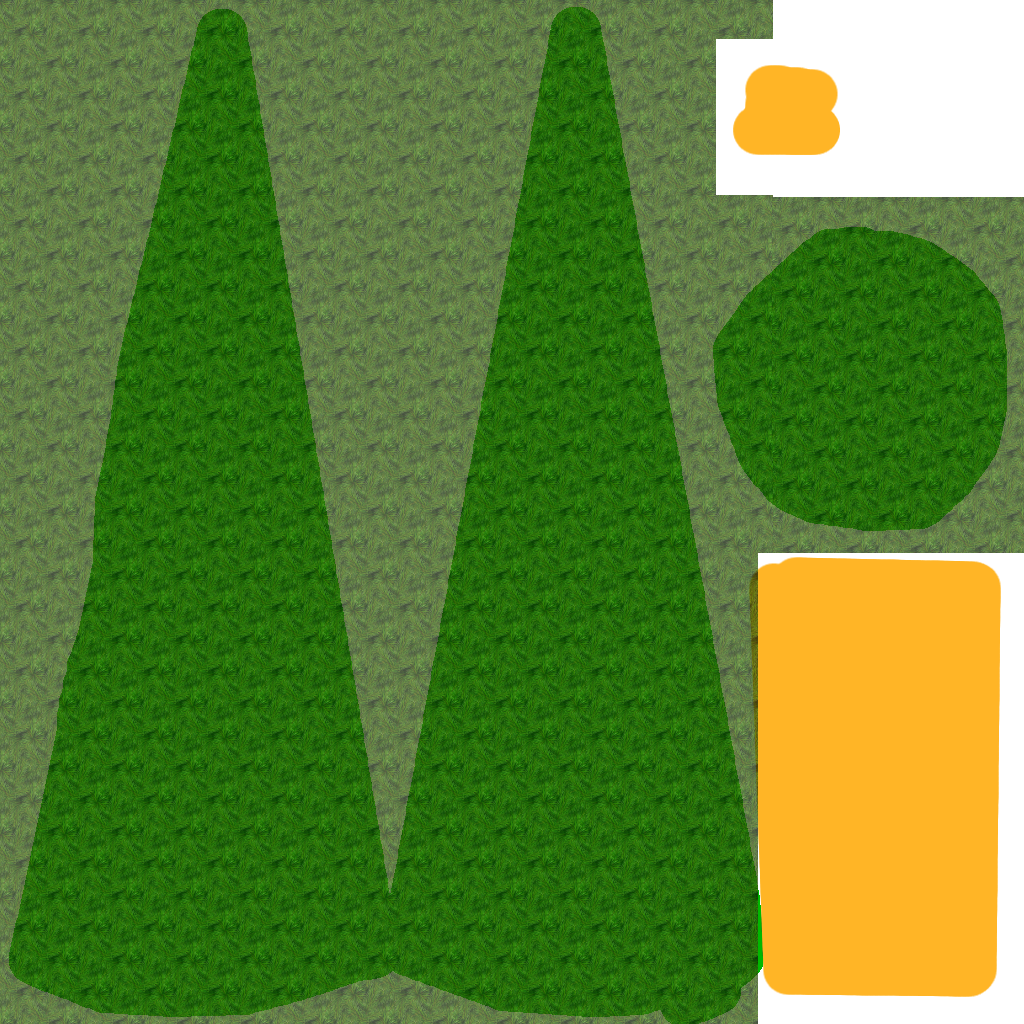
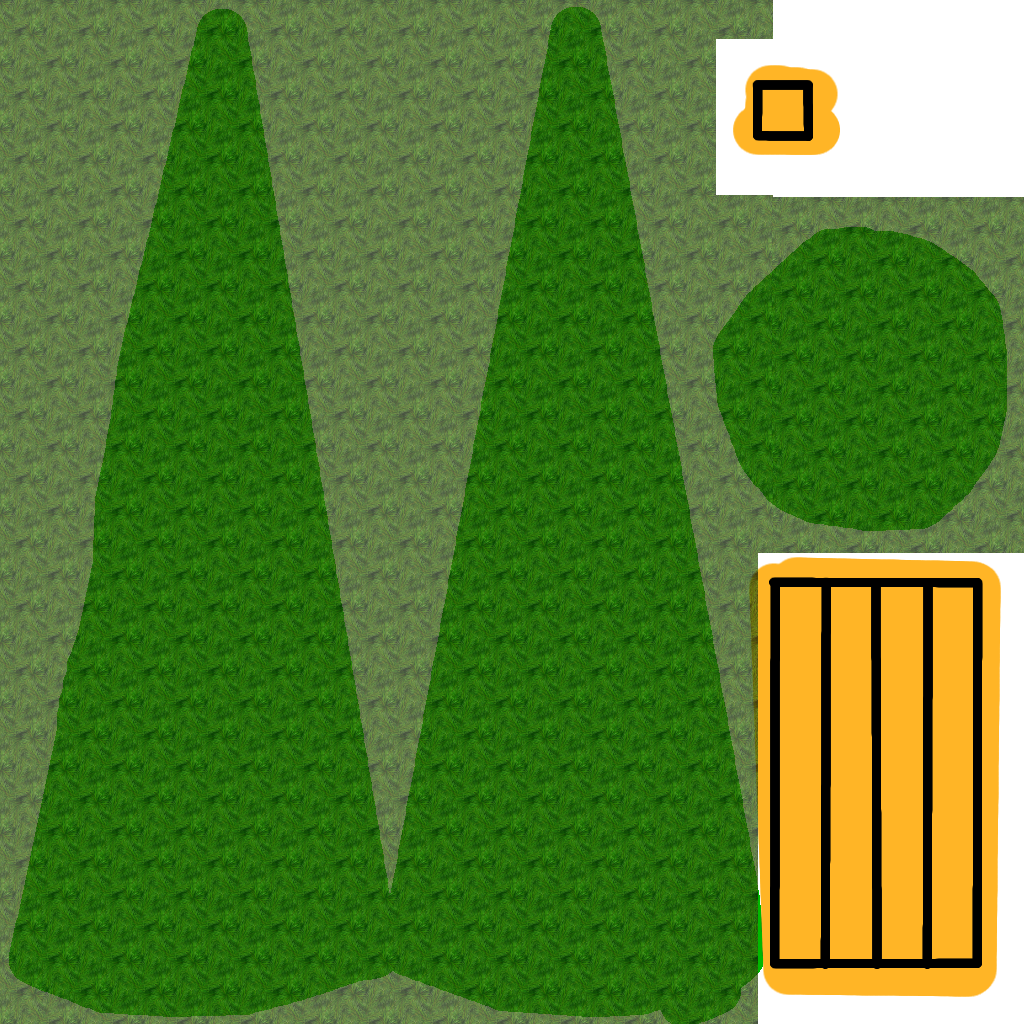
Revision of a layered (1024, 1024) image; what changed, layer by layer:
added layer "trunk-detail" above "solid-one" over [752, 80, 983, 969]
